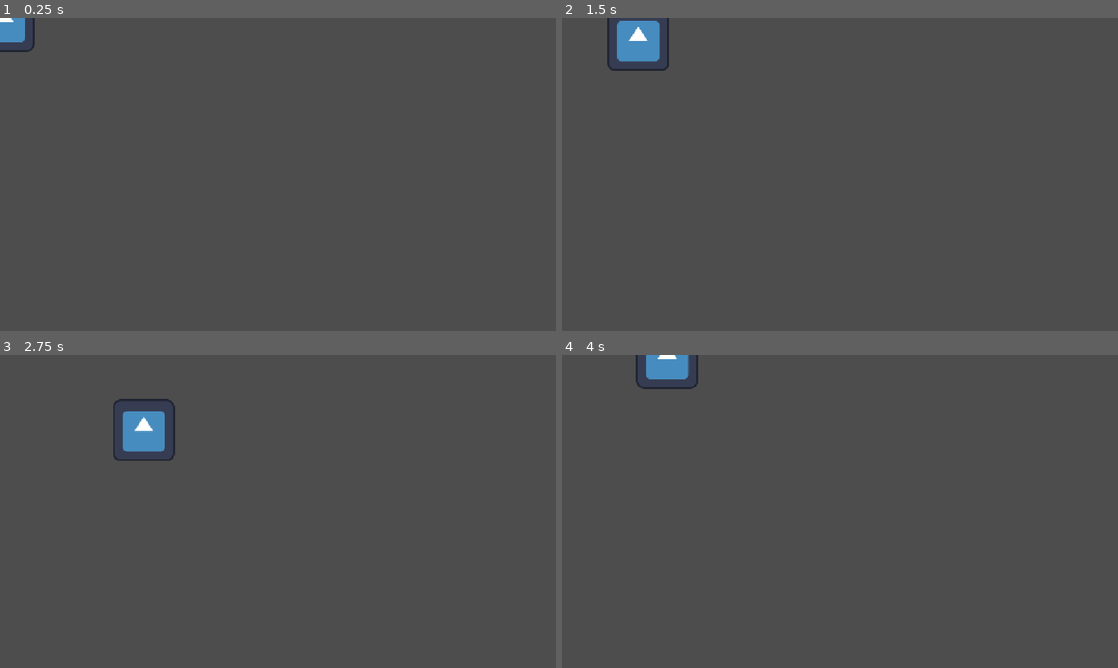
Above: before the commit, frames 1-4 (two rows, left to right).
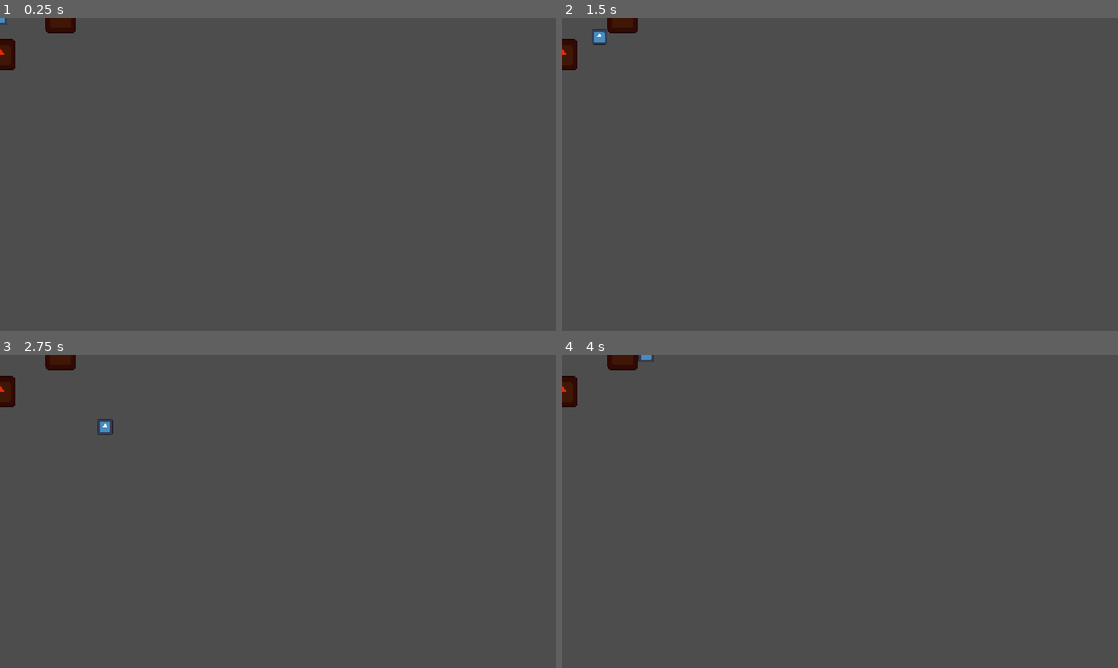
Above: after the commit, the same moments.

Repository: flicspagoot/Scorpio
Game: Godot game, scene res://main.tscn
The game is run twice, just before and just after one commit, with the same random seed, the same clock (stepped at 60 frames per second) and the same inputs. The engine's default icon, where the game draws it, is replaced by a stand-in: a white triangle on a blue panel in a dark square.
Inputs:
- Up to frame 1 (0.25 s): no input
- Up to frame 2 (1.5 s): tap Enter at 0.5 s; hold Right (ui_right) 0.53-1.28 s; hold Down (ui_down) from 1.28 s (still down)
- Up to frame 3 (2.75 s): release Down (ui_down) at 2.03 s; hold Right (ui_right) from 2.03 s (still down)
- Up to frame 4 (4 s): release Right (ui_right) at 2.78 s; hold Up (ui_up) 2.78-3.53 s; hold Left (ui_left) from 3.53 s (still down)

The runs differ from the first frame. In frame 1, 0.9% of the frame differs, in the area x 0-14%, y 0-17%; in frame 2, 1.7%; in frame 3, 1.9%, in the area x 0-32%, y 0-34%; in frame 4, 1.3%.

Commit message:
Understanding collision further

Diff:
--- a/main.tscn
+++ b/main.tscn
@@ -1,8 +1,15 @@
 [gd_scene format=3 uid="uid://b1rb6u4ojm26r"]
 
 [ext_resource type="PackedScene" uid="uid://cjlf30xtrcimy" path="res://player.tscn" id="1_ig7tw"]
+[ext_resource type="PackedScene" uid="uid://onw7dy7kadit" path="res://wall.tscn" id="2_0xm2m"]
 
 [node name="main_tcsn" type="Node2D" unique_id=1371465051]
 
 [node name="Player" parent="." unique_id=311970638 instance=ExtResource("1_ig7tw")]
-position = Vector2(8, 6)
+position = Vector2(-1, -1)
+
+[node name="Wall" parent="." unique_id=937079072 instance=ExtResource("2_0xm2m")]
+position = Vector2(126, -1)
+
+[node name="Wall2" parent="." unique_id=1304016205 instance=ExtResource("2_0xm2m")]
+position = Vector2(0, 76)
--- a/player.tscn
+++ b/player.tscn
@@ -3,8 +3,15 @@
 [ext_resource type="Texture2D" uid="uid://bdun77x6ry2qp" path="res://icon.svg" id="1_4flbx"]
 [ext_resource type="Script" uid="uid://dypi388b3xu04" path="res://player.gd" id="1_onrkg"]
 
+[sub_resource type="RectangleShape2D" id="RectangleShape2D_qgu4t"]
+size = Vector2(32, 32)
+
 [node name="Player" type="CharacterBody2D" unique_id=311970638]
 script = ExtResource("1_onrkg")
 
 [node name="Sprite2D" type="Sprite2D" parent="." unique_id=198429037]
+scale = Vector2(0.25, 0.25)
 texture = ExtResource("1_4flbx")
+
+[node name="CollisionShape2D" type="CollisionShape2D" parent="." unique_id=1084383905]
+shape = SubResource("RectangleShape2D_qgu4t")
--- /dev/null
+++ b/wall.tscn
@@ -0,0 +1,19 @@
+[gd_scene format=3 uid="uid://onw7dy7kadit"]
+
+[ext_resource type="Texture2D" uid="uid://bdun77x6ry2qp" path="res://icon.svg" id="1_xxgf6"]
+
+[sub_resource type="RectangleShape2D" id="RectangleShape2D_qgu4t"]
+size = Vector2(130, 124)
+
+[node name="Wall" type="Node2D" unique_id=937079072]
+
+[node name="StaticBody2D" type="StaticBody2D" parent="." unique_id=997645173]
+
+[node name="Sprite2D" type="Sprite2D" parent="StaticBody2D" unique_id=1821132661]
+modulate = Color(0.8980392, 0.16078432, 0.039215688, 1)
+scale = Vector2(0.5, 0.5)
+texture = ExtResource("1_xxgf6")
+
+[node name="CollisionShape2D" type="CollisionShape2D" parent="StaticBody2D" unique_id=466730357]
+scale = Vector2(0.5, 0.5)
+shape = SubResource("RectangleShape2D_qgu4t")
